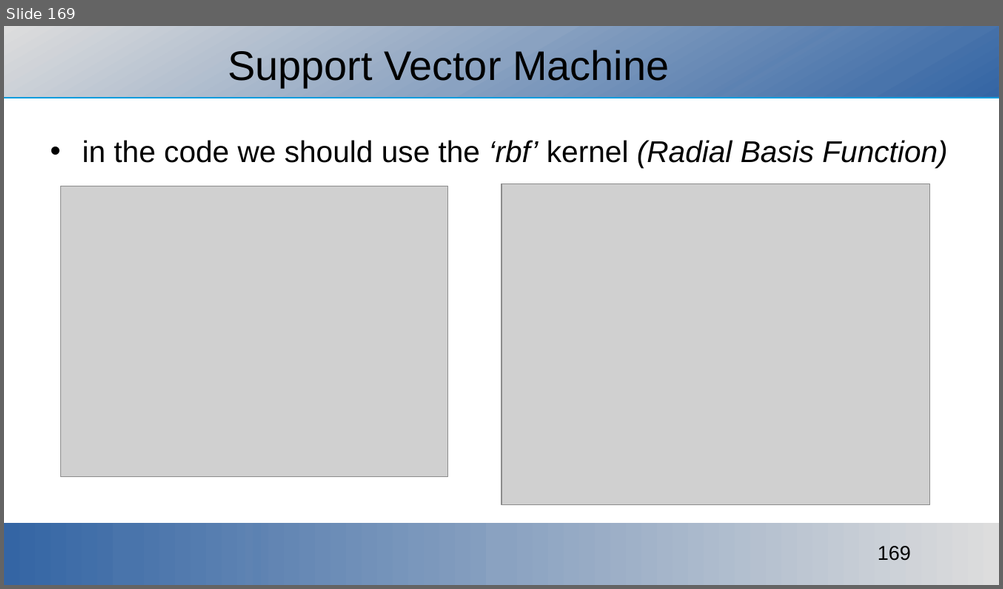
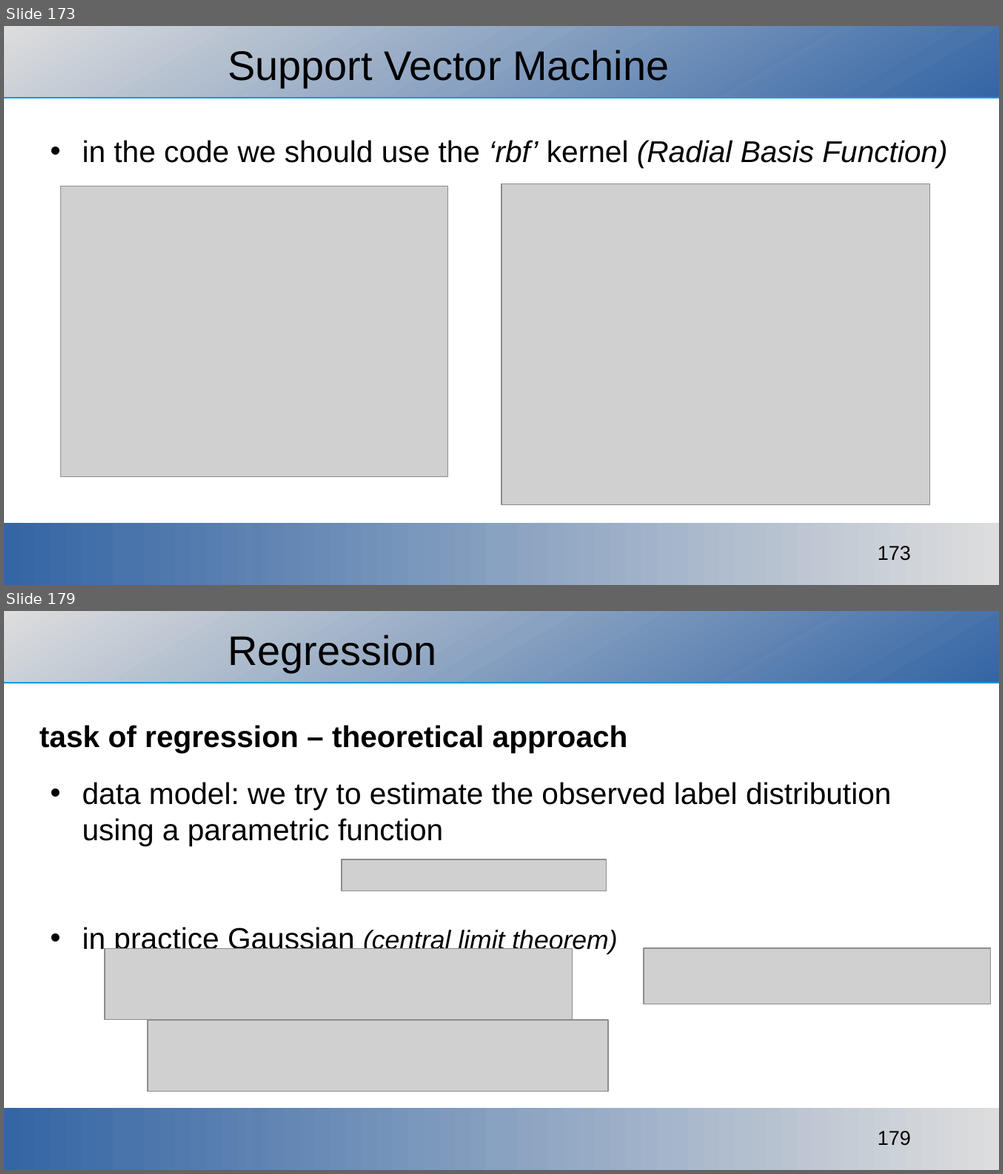
Before and after one commit to ajakovac/ML-in-Practice-I, a slide deck: ML in practice.odp. Shown one above the other, each under a label of ours: slide 169 before the commit, slides 173 and 179 after it; the slides between them are not shown. The pictures are 1003x589 and 1003x1174 pixels, drawn with LibreOffice and Linux fonts; fonts in the diff are those of the drawing; grey boxes stand for pictures; background and template pictures are left out. Boxes give left, top, right and bottom in pixels: in the first picture for what was removed or moved away, otherwise in the second. Text is boxed around its words. In the diff, an @@ line names an element or a change of style, - is before the commit and + after.

Commit message:
regression started

```diff
--- a/ML in practice.odp
+++ b/ML in practice.odp
@@ slide 179 added at (x1=4, y1=611, x2=999, y2=1170), background #FFFFFF; not listed: 3 template elements that a slide beside it also shows @@
@@ title added at (x1=227, y1=635, x2=437, y2=672), 33 pt, text #000000 @@
+Regression
@@ text added at (x1=40, y1=725, x2=891, y2=955), 24 pt, text #000000 @@
+task of regression – theoretical approach
+• data model: we try to estimate the observed label distribution using a parametric function
+• in practice Gaussian (central limit theorem)
@@ picture added at (x1=341, y1=860, x2=607, y2=891) @@
@@ picture added at (x1=104, y1=949, x2=572, y2=1021) @@
@@ picture added at (x1=644, y1=948, x2=990, y2=1005) @@
@@ picture added at (x1=148, y1=1021, x2=608, y2=1092) @@
@@ what was slide 169 is now slide 173 @@
@@ page number at (x1=877, y1=546, x2=910, y2=561): text changed @@
-169
+173
```
Also in this commit, not shown: 2 slides changed, 7 other slides added, 1 other file.
